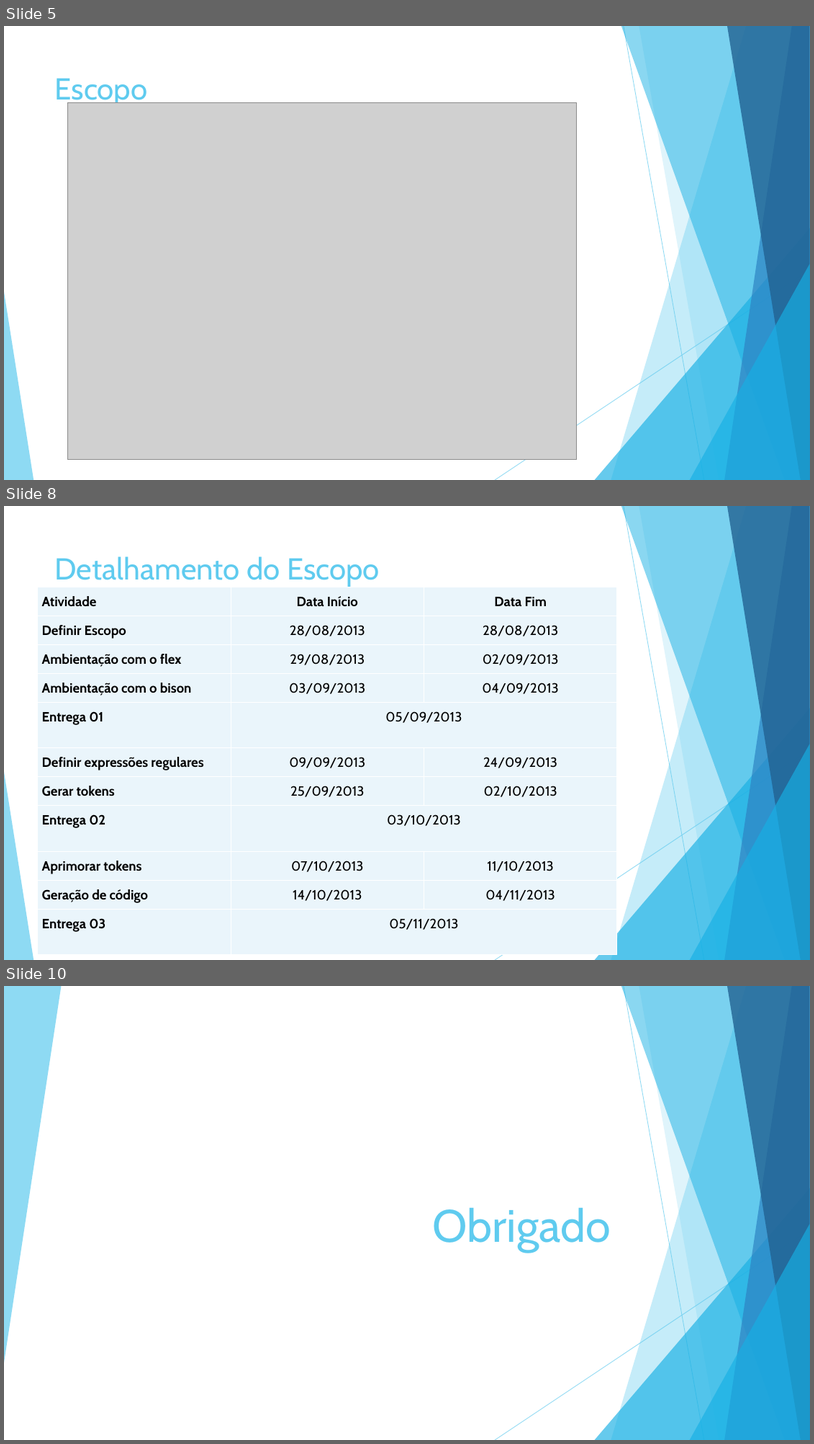
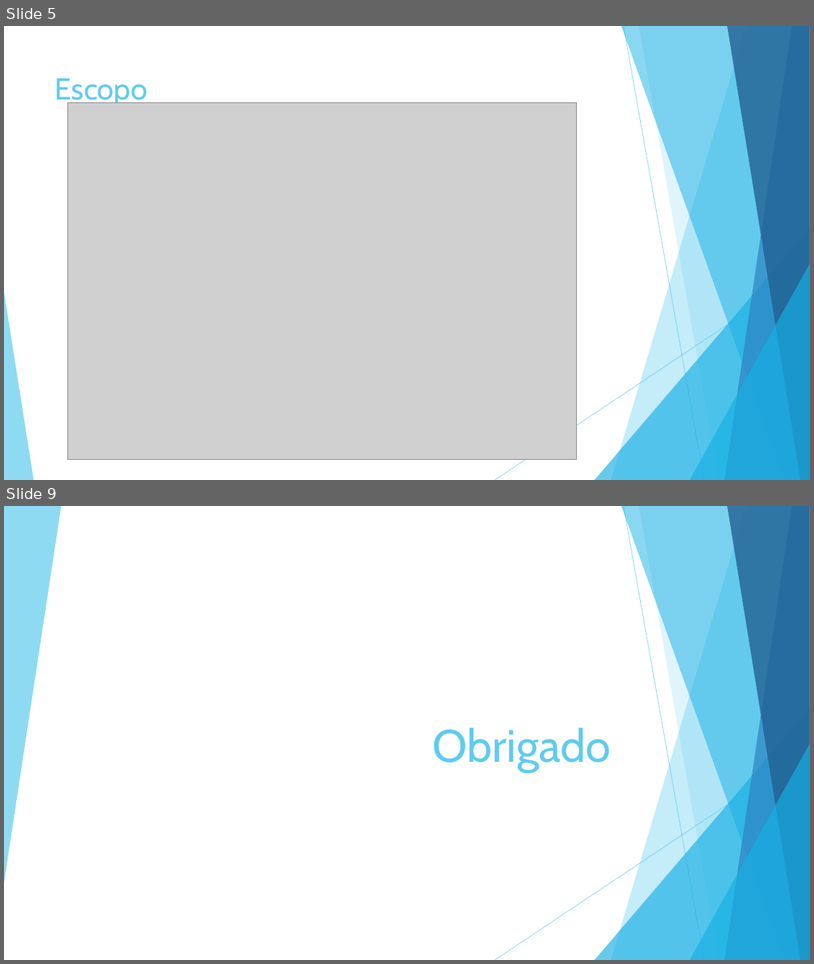
Before and after one commit to compilerjava2c/java2c, a slide deck: Ponto de Controle/PC2/Compiladores – java2c.pptx. Shown one above the other, each under a label of ours: slides 5, 8 and 10 before the commit, slides 5 and 9 after it; the slides between them are not shown. The pictures are 814x1444 and 814x964 pixels, drawn with LibreOffice and Linux fonts; fonts in the diff are those of the drawing; grey boxes stand for pictures. Boxes give left, top, right and bottom in pixels: in the first picture for what was removed or moved away, otherwise in the second. Text is boxed around its words. In the diff, an @@ line names an element or a change of style, - is before the commit and + after.

```diff
--- a/Ponto de Controle/PC2/Compiladores – java2c.pptx
+++ b/Ponto de Controle/PC2/Compiladores – java2c.pptx
@@ slide 8 removed at [4,506,810,960], background #FFFFFF; not listed: 10 template elements that a slide beside it also shows @@
@@ title removed at [55,556,380,587] @@
-Detalhamento do Escopo
@@ table removed at [38,587,617,955], 11 rows, 3 columns @@
-Atividade | Data Início | Data Fim
-Definir Escopo | 28/08/2013 | 28/08/2013
-Ambientação com o flex | 29/08/2013 | 02/09/2013
-Ambientação com o bison | 03/09/2013 | 04/09/2013
-Entrega 01 | 05/09/2013 | 
-Definir expressões regulares | 09/09/2013 | 24/09/2013
-Gerar tokens | 25/09/2013 | 02/10/2013
-Entrega 02 | 03/10/2013 | 
-Aprimorar tokens | 07/10/2013 | 11/10/2013
-Geração de código | 14/10/2013 | 04/11/2013
-Entrega 03 | 05/11/2013 | 
@@ what was slide 10 is now slide 9 @@
```
Also in this commit, not shown: 2 slides changed, 1 slide added, 1 other slide removed, 2 other files.
